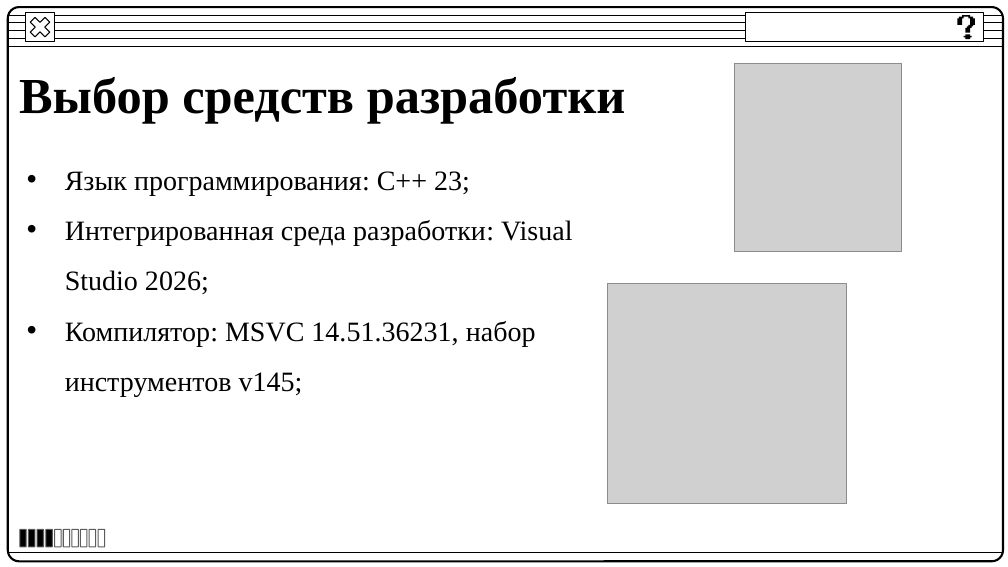
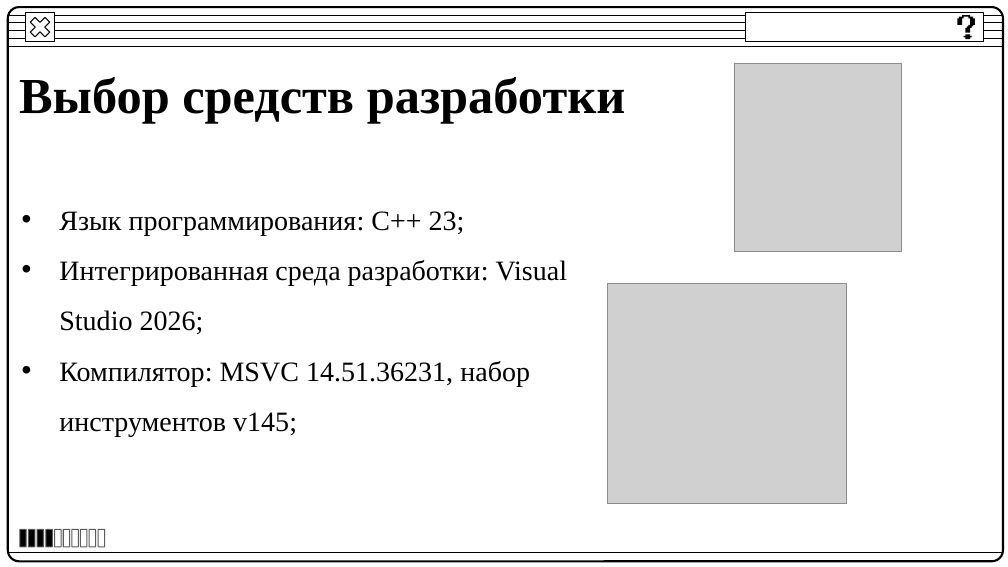
Before and after one commit to BakaKrt/DiplomAPI, a slide deck: slide 4 of ВКР/ВКР.pptx. Drawn at 1008x567 pixels with LibreOffice and Linux fonts; fonts in the diff are those of the drawing; grey boxes stand for pictures. Boxes give left, top, right and bottom in pixels: in the first picture for what was removed or moved away, otherwise in the second. Text is boxed around its words. In the diff, an @@ line names an element or a change of style, - is before the commit and + after.

```diff
--- a/ВКР/ВКР.pptx
+++ b/ВКР/ВКР.pptx
@@ text "Язык программирования: C++ 23;": place and size @@
-text "Язык программирования: C++ 23;" at (65,171,572,397)
+text "Язык программирования: C++ 23;" at (59,211,567,437)
```
Also in this commit, not shown: 1 other slide changed, 1 slide added, 1 slide removed, 1 other file.
